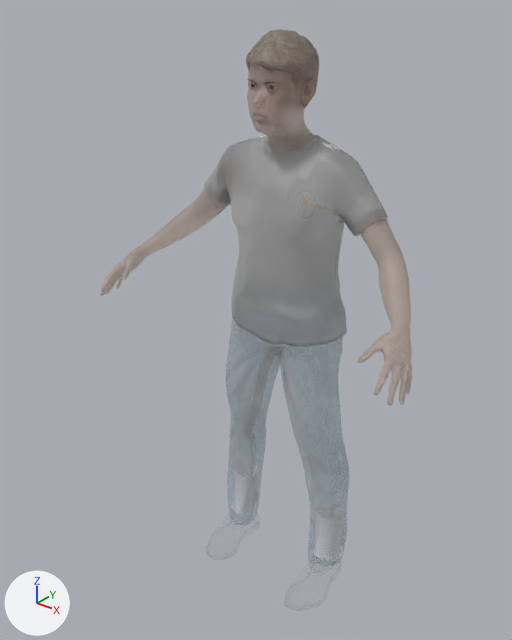
Before and after pictures for a commit that changed the FBX model Game/Asset/modelData/human/human.fbx.
One viewpoint serves both versions: a 50 mm lens placed at (0.1136, -0.1599, 0.1841), pointed at (-0.0052, -0.0115, 0.0921). Lighting does not change. The marker at lower left points along +X, +Y and +Z. Where no turn or scale is listed for an object, it has been applied to the vertices.

Script lines for the objects in view, before the commit:
```python
ob_female_casualsuit01mesh = bpy.data.objects.new('female_casualsuit01Mesh', me_female_casualsuit01)
ob_female_casualsuit01mesh.location = (0.0, 0.0, 0.0)
ob_humanmesh = bpy.data.objects.new('humanMesh', me_human)
ob_humanmesh.location = (0.0, 0.0, 0.0)
ob_male_casualsuit06mesh = bpy.data.objects.new('male_casualsuit06Mesh', me_male_casualsuit06)
ob_male_casualsuit06mesh.location = (0.0, 0.0, 0.0)
ob_shoes03mesh = bpy.data.objects.new('shoes03Mesh', me_shoes03)
ob_shoes03mesh.location = (0.0, 0.0, 0.0)
ob_short02mesh = bpy.data.objects.new('short02Mesh', me_short02)
ob_short02mesh.location = (0.0, 0.0, 0.0)
```
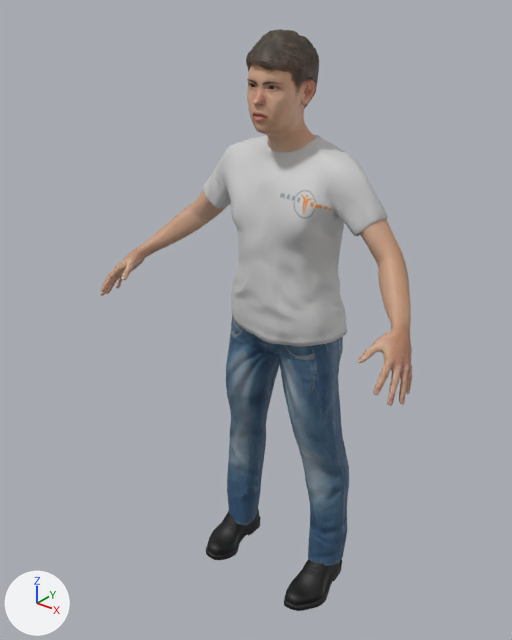
The newer file is also rescaled (x0.254) as a whole; pictures and numbers use the older file's frame.

The change, as a list of edits to the scene's bpy script:
```text
Change img_male_casualsuit06_diffuse_png:
    img_male_casualsuit06_diffuse_png: load_image('male_casualsuit06_diffuse.png', 'textures/male_casualsuit06_diffuse.png', 2048, 2048, 'Non-Color') -> load_image('male_casualsuit06_diffuse.png', 'textures/male_casualsuit06_diffuse.png', 2048, 2048, 'sRGB')
Change img_short02_diffuse_png:
    img_short02_diffuse_png: load_image('short02_diffuse.png', 'textures/short02_diffuse.png', 2048, 2048, 'Non-Color') -> load_image('short02_diffuse.png', 'textures/short02_diffuse.png', 2048, 2048, 'sRGB')
Change img_young_lightskinned_male_diffuse2_png:
    img_young_lightskinned_male_diffuse2_png: load_image('young_lightskinned_male_diffuse2.png', 'textures/young_lightskinned_male_diffuse2.png', 2048, 2048, 'Non-Color') -> load_image('young_lightskinned_male_diffuse2.png', 'textures/young_lightskinned_male_diffuse2.png', 2048, 2048, 'sRGB')
Change img_shoes03_diffuse_png:
    img_shoes03_diffuse_png: load_image('shoes03_diffuse.png', 'textures/shoes03_diffuse.png', 1024, 1024, 'Non-Color') -> load_image('shoes03_diffuse.png', 'textures/shoes03_diffuse.png', 1024, 1024, 'sRGB')
Change mat_male_casualsuit06:
    where n3 = _N.new('ShaderNodeTexImage'); n3.name = 'Image Texture.001'
    remove n4 = _N.new('ShaderNodeTexImage'); n4.name = 'Image Texture.002'
    remove n4.image = img_male_casualsuit06_diffuse_png
    remove n5 = _N.new('ShaderNodeTexImage'); n5.name = 'Image Texture.003'
    remove n5.image = img_male_casualsuit06_normal_png
    n3.image: img_male_casualsuit06_diffuse_png -> img_male_casualsuit06_normal_png
    where n0 = _N.new('ShaderNodeBsdfPrincipled'); n0.name = 'Principled BSDF'
    where n6 = _N.new('ShaderNodeNormalMap'); n6.name = 'Normal Map'
    remove _L.new(n3.outputs[0], n0.inputs[18])  # 'Color' to 'Transmission Weight'
    remove _L.new(n4.outputs[0], n0.inputs[4])  # 'Color' to 'Alpha'
    remove _L.new(n5.outputs[0], n6.inputs[1])  # 'Color' to 'Color'
    add _L.new(n3.outputs[0], n6.inputs[1])  # 'Color' to 'Color'
Change mat_short02:
    remove n3 = _N.new('ShaderNodeTexImage'); n3.name = 'Image Texture.001'
    remove n3.image = img_short02_diffuse_png
    where n0 = _N.new('ShaderNodeBsdfPrincipled'); n0.name = 'Principled BSDF'
    remove _L.new(n3.outputs[0], n0.inputs[18])  # 'Color' to 'Transmission Weight'
Change mat_human:
    remove n3 = _N.new('ShaderNodeTexImage'); n3.name = 'Image Texture.001'
    remove n3.image = img_young_lightskinned_male_diffuse2_png
    remove n4 = _N.new('ShaderNodeTexImage'); n4.name = 'Image Texture.002'
    remove n4.image = img_young_lightskinned_male_diffuse2_png
    where n0 = _N.new('ShaderNodeBsdfPrincipled'); n0.name = 'Principled BSDF'
    remove _L.new(n3.outputs[0], n0.inputs[18])  # 'Color' to 'Transmission Weight'
    remove _L.new(n4.outputs[0], n0.inputs[4])  # 'Color' to 'Alpha'
Change mat_shoes03:
    remove n3 = _N.new('ShaderNodeTexImage'); n3.name = 'Image Texture.001'
    remove n3.image = img_shoes03_diffuse_png
    remove n4 = _N.new('ShaderNodeTexImage'); n4.name = 'Image Texture.002'
    remove n4.image = img_shoes03_diffuse_png
    where n0 = _N.new('ShaderNodeBsdfPrincipled'); n0.name = 'Principled BSDF'
    remove _L.new(n3.outputs[0], n0.inputs[18])  # 'Color' to 'Transmission Weight'
    remove _L.new(n4.outputs[0], n0.inputs[4])  # 'Color' to 'Alpha'
Remove ob_female_casualsuit01mesh:
    ob_female_casualsuit01mesh = bpy.data.objects.new('female_casualsuit01Mesh', me_female_casualsuit01)
    ob_female_casualsuit01mesh.location = (0.0, 0.0, 0.0)
```

What differs and where, as boxes (x1, y1, x2, y2) in the pictures (512 x 640 px):
'male_casualsuit06Mesh', surface changed: (204, 135, 388, 566) in both
'humanMesh', surface changed (grey to beige): (100, 63, 412, 406) in both
'female_casualsuit01Mesh', deleted: before (230, 135, 344, 559)
'shoes03Mesh', surface changed: (206, 509, 342, 611) in both
'short02Mesh', surface changed: (246, 29, 319, 109) in both
